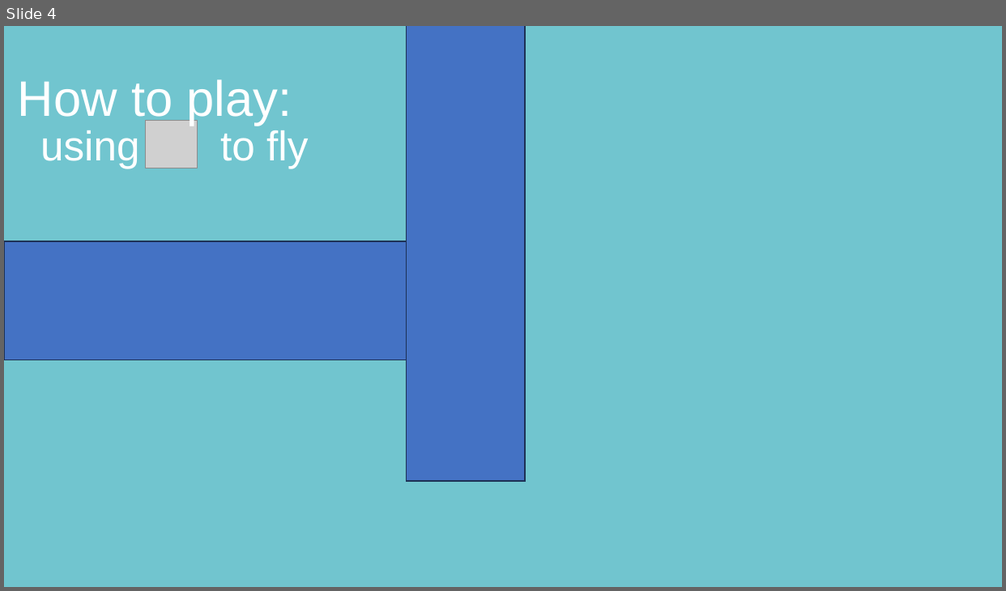
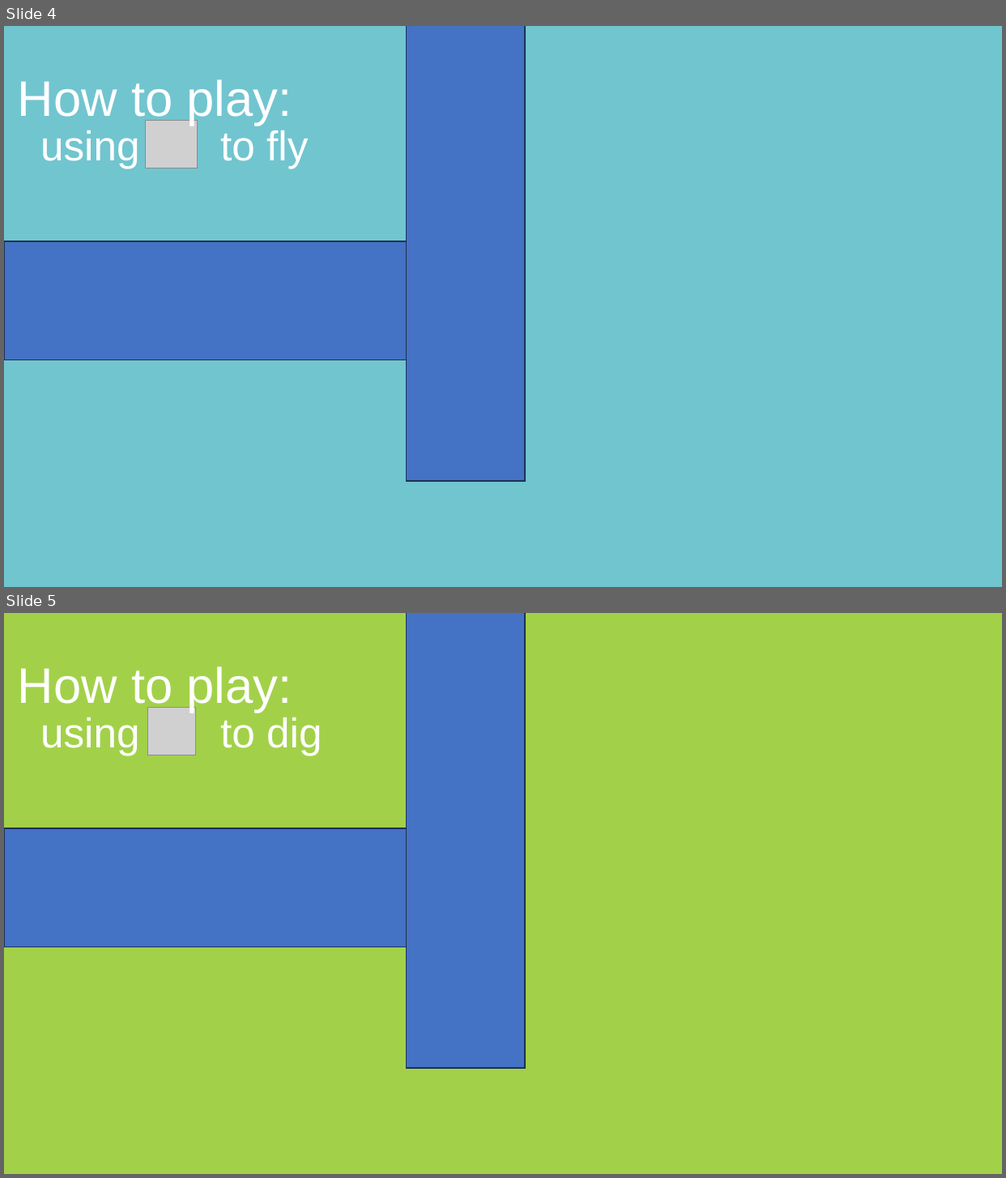
Before and after one commit to Aohkne/GameVerse, a slide deck: description for web/howtoplay.pptx. Shown one above the other, each under a label of ours: slide 4 before the commit, slides 4 and 5 after it. The pictures are 1006x591 and 1006x1178 pixels, drawn with LibreOffice and Linux fonts; fonts in the diff are those of the drawing; grey boxes stand for pictures. Boxes give left, top, right and bottom in pixels: in the first picture for what was removed or moved away, otherwise in the second. Text is boxed around its words. In the diff, an @@ line names an element or a change of style, - is before the commit and + after.

```diff
--- a/description for web/howtoplay.pptx
+++ b/description for web/howtoplay.pptx
@@ slide 5 added at [4,613,1002,1174], background #A2D149 @@
@@ rectangle added at [407,613,525,1068], fill #4472C4, outline #1E3256 1 pt @@
@@ text added at [18,666,292,713], 48 pt, text #FFFFFF @@
+How to play:
@@ picture added at [147,707,196,756] @@
@@ text added at [40,717,322,756], 40 pt, text #FFFFFF @@
+using to dig
@@ rectangle added at [4,828,466,947], fill #4472C4, outline #1E3256 1 pt @@
```
Also in this commit, not shown: 14 other files.
